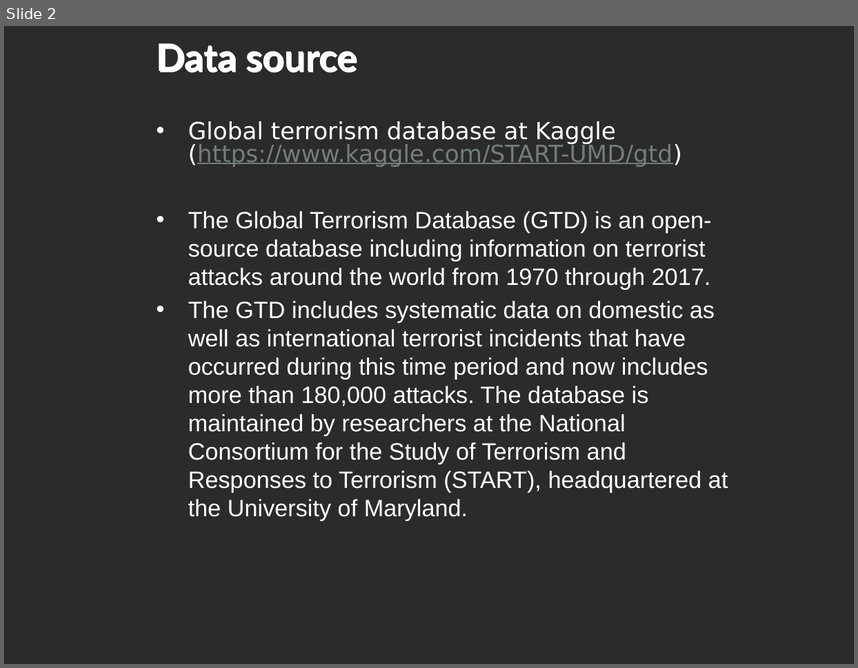
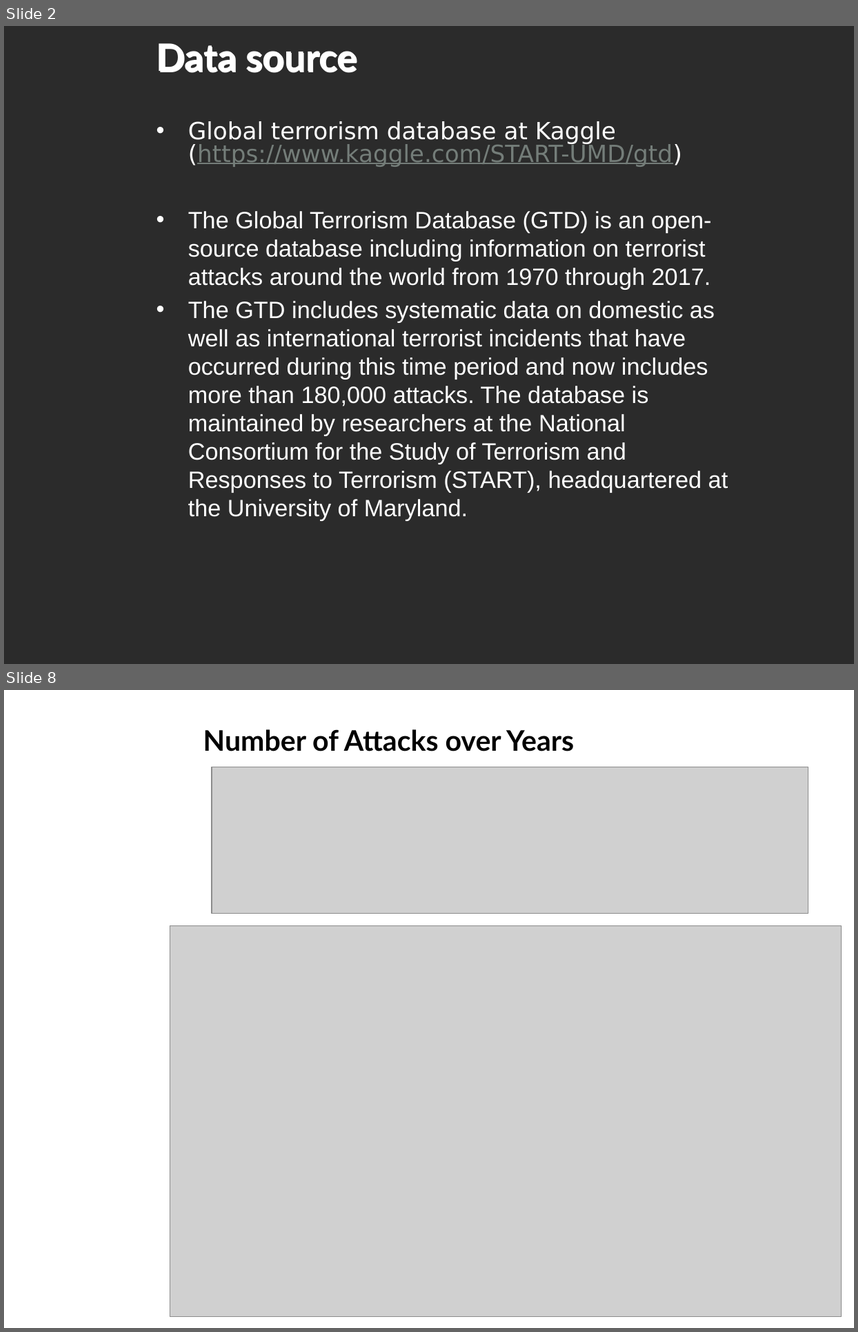
Before and after one commit to ImAFK/NTUST-Big-Terrorism, a slide deck: BigDataSlides.pptx. Shown one above the other, each under a label of ours: slide 2 before the commit, slides 2 and 8 after it; the slides between them are not shown. The pictures are 858x668 and 858x1332 pixels, drawn with LibreOffice and Linux fonts; fonts in the diff are those of the drawing; grey boxes stand for pictures; background and template pictures are left out; a plain dark background stands for a picture behind light text. Boxes give left, top, right and bottom in pixels: in the first picture for what was removed or moved away, otherwise in the second. Text is boxed around its words. In the diff, an @@ line names an element or a change of style, - is before the commit and + after.

```diff
--- a/BigDataSlides.pptx
+++ b/BigDataSlides.pptx
@@ slide 8 added at box(4, 690, 854, 1328), background picture (left out) @@
@@ text added at box(203, 729, 574, 751), 24 pt, text #000000, bold @@
+Number of Attacks over Years
@@ picture added at box(212, 767, 808, 914) @@
@@ picture added at box(170, 925, 842, 1316) @@
```
Also in this commit, not shown: 2 other slides changed, 9 other slides added.
